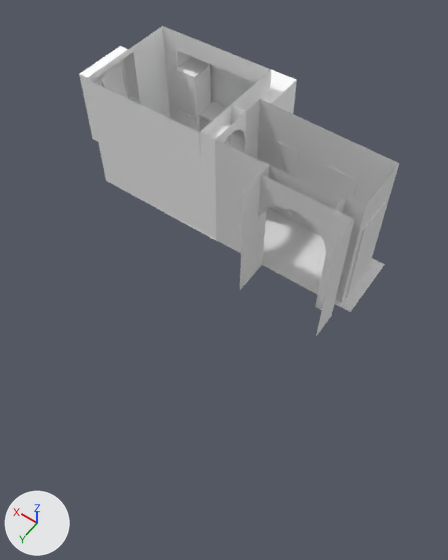
One commit to the Blender file vl.vlabs.com.ua/models/apartment/src/apartment.blend: the scene before it, then after it.
The view is the same before and after, from a 50 mm lens placed at (-7.47, 10.72, 10.86), pointed at (-2.88, 4.29, 0.75). Lighting does not change. The marker at lower left points along +X, +Y and +Z.

In view in the first picture: 'bathroomDoor', 'bigRoomDoor', 'corridorWalls', 'floor.001', 'fridgeCase', 'fridgeUpperDoor', 'kitchenWalls', 'toiletDoor'.
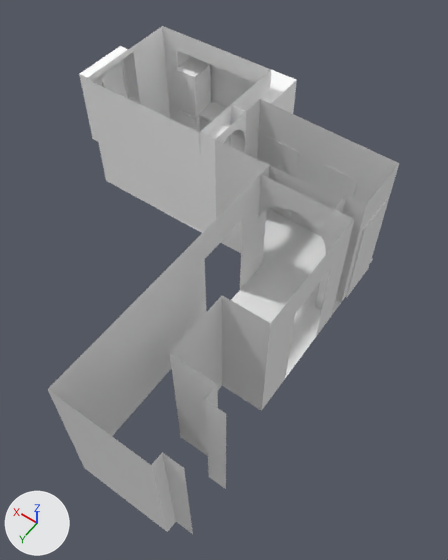
Commit message: Apartment simulator model (corridor 20% completed)

Where the newer file only moved an object's origin or applied its transform, the numbers keep the older frame.

Location of each change, (x1, y1, x2, y2) in pixels of the pictures (448 x 560 px):
'corridorWalls', reshaped (90% wider, 83% taller)
    before: (215, 99, 399, 336)
    after: (48, 99, 399, 534)
'floor.001', reshaped (22% wider, 91% taller)
    before: (262, 208, 385, 312)
    after: (223, 208, 373, 408)
part 1 of me_corridorwallsgeometry, built on
    before: (240, 263, 335, 336)
    after: (48, 228, 335, 534)

Edits to the bpy script that builds the scene:
```text
Change me_corridorwallsgeometry:
    used by ob_corridorwalls; location = (-4.55, 2.83, 0.0)
    remove me_corridorwallsgeometry.from_pydata(...)  # 156 vertices, 154 faces, 1 loose edge; spans x -0.4..2.84, y -1.48..1.08, z 0.0..2.96
    add me_corridorwallsgeometry.from_pydata(...)  # 179 vertices, 172 faces, 1 loose edge; spans x -0.72..2.84, y -1.48..5.91, z 0.0..2.96
    me_corridorwallsgeometry part 1
    3 vertices are removed from x -0.4..2.84, y -0.97..1.08, z 2.96
    3 faces are deleted
    16 vertices are added at x -0.72..1.56, y 1.01..5.91, z 0.0..2.23
    10 new vertices lie (0.0, 0.0, 2.96) away from vertices in x -0.72..1.56, y 3.13..5.91, z 0.0
    21 new faces join them, mat_corridorwallsmaterial (its picture is missing)
Change me_mesh_000:
    where me_mesh_000.from_pydata(...)  # 6 vertices, 2 faces; spans x -3.52..0.0, y -1.64..-0.02, z 0.0
    used by ob_floor_001; location = (-1.71, 2.97, 0.0)
    verts and faces of me_mesh_000; kept vertices keep their numbers, new ones are numbered from 6
    before: 0 (-3.52, -1.64, 0.0) at pixel (384, 264), 2 (-3.52, -0.02, 0.0) at pixel (350, 312), 4 (-1.3, -1.64, 0.0), 5 (-1.3, -0.02, 0.0) at pixel (263, 265)
    me_mesh_000 part 2
    add delete_vertices([2])  # with the faces that use them
    add verts[5] = (-1.28, -0.02, 0.0)  # moved, pixel (262, 264)
    add verts[0] = (-3.24, -1.64, 0.0)  # moved, pixel (373, 258)
    add verts[6] = (-3.24, 2.99, 0.0)  # pixel (261, 410)
    add verts[7] = (-1.26, 2.99, 0.0)
    add verts[8] = (-3.24, -0.02, 0.0)  # pixel (338, 306)
    add faces += [(5, 7, 6, 8), (0, 4, 5, 8)]
```
